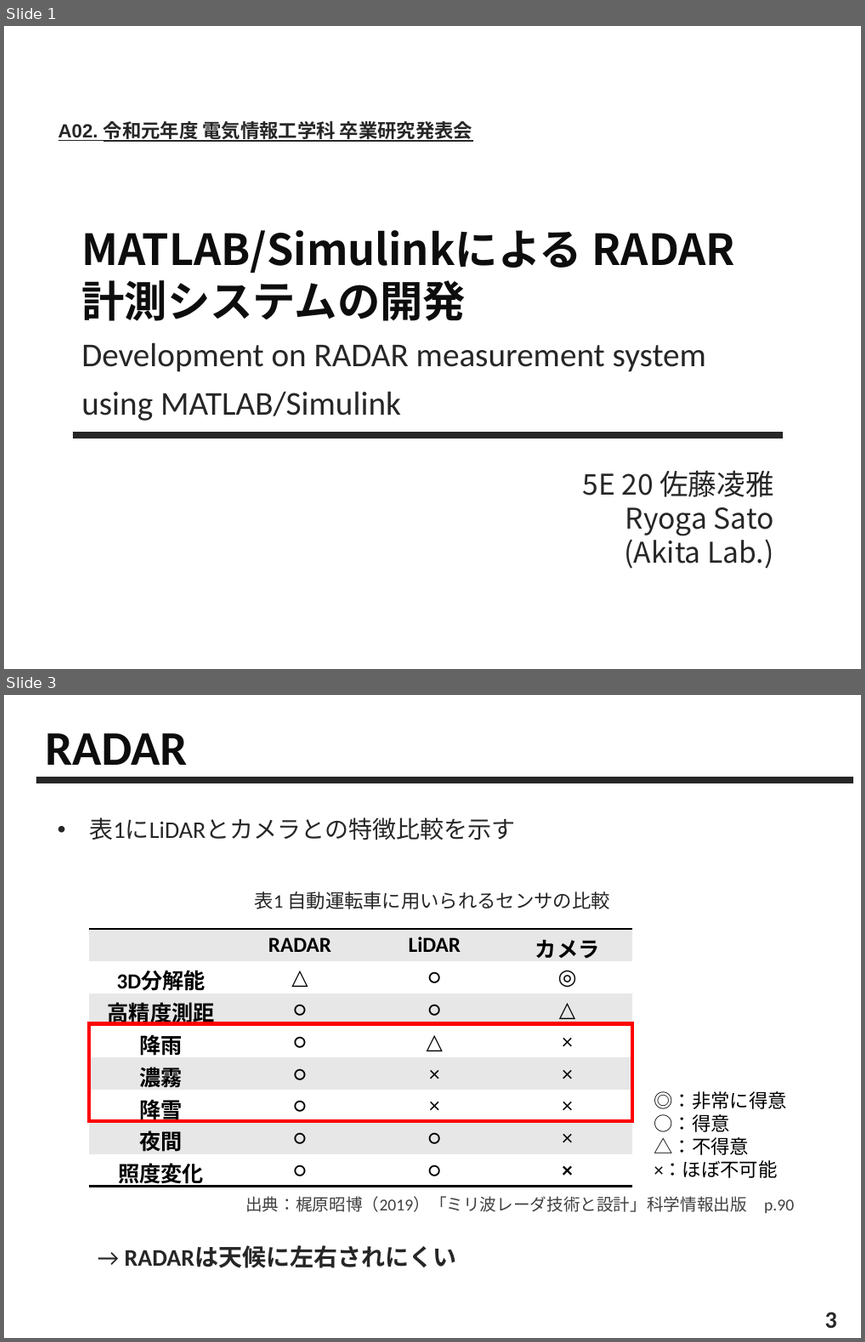
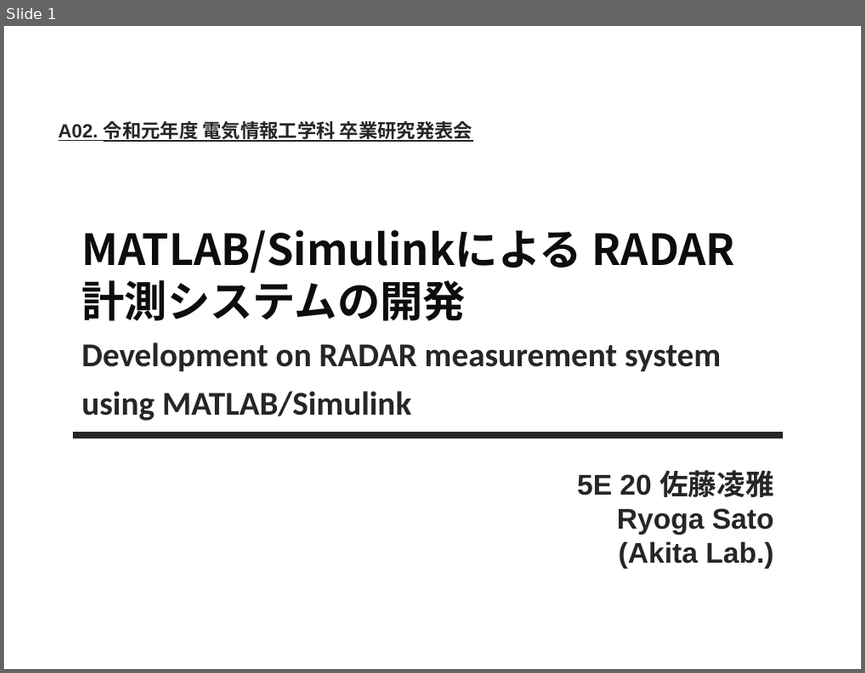
Before and after one commit to surpace0924/thesis_2019, a slide deck: presentation/A02_佐藤凌雅_秋田研究室_R1卒研本発表.pptx. Shown one above the other, each under a label of ours: slides 1 and 3 before the commit, slide 1 after it; the slides between them are not shown. The pictures are 865x1342 and 865x673 pixels, drawn with LibreOffice and Linux fonts; fonts in the diff are those of the drawing. Boxes give left, top, right and bottom in pixels: in the first picture for what was removed or moved away, otherwise in the second. Text is boxed around its words. In the diff, an @@ line names an element or a change of style, - is before the commit and + after.

```diff
--- a/presentation/A02_佐藤凌雅_秋田研究室_R1卒研本発表.pptx
+++ b/presentation/A02_佐藤凌雅_秋田研究室_R1卒研本発表.pptx
@@ slide 3 removed at (4, 695, 861, 1338), background #FFFFFF @@
@@ text removed at (45, 733, 187, 765) @@
-RADAR
@@ line removed from (36, 780) to (853, 780) @@
@@ text removed at (90, 817, 516, 840) @@
-• 表1にLiDARとカメラとの特徴比較を示す
@@ text removed at (255, 891, 609, 909) @@
-表1 自動運転車に用いられるセンサの比較
@@ table removed at (89, 929, 632, 1191), 8 rows, 4 columns @@
- | RADAR | LiDAR | カメラ
-3D分解能 | △ | ○ | ◎
-高精度測距 | ○ | ○ | △
-降雨 | ○ | △ | ×
-濃霧 | ○ | × | ×
-降雪 | ○ | × | ×
-夜間 | ○ | ○ | ×
-照度変化 | ○ | ○ | ×
@@ rectangle removed at (89, 1023, 632, 1121) @@
@@ text removed at (654, 1091, 787, 1178) @@
-◎：非常に得意
-○：得意
-△：不得意
-×：ほぼ不可能
@@ text removed at (245, 1196, 794, 1213) @@
-出典：梶原昭博（2019）「ミリ波レーダ技術と設計」科学情報出版 p.90
@@ text removed at (125, 1246, 457, 1268) @@
-→ RADARは天候に左右されにくい
@@ text removed at (825, 1311, 837, 1327) @@
-3
@@ slide 1 changed as well @@
@@ subtitle "Development on RADAR measurement system" at (81, 342, 721, 420): bold on @@
@@ text "5E 20 佐藤凌雅" at (577, 470, 774, 568): font Noto Sans CJK JP to Arial, bold on @@
```
Also in this commit, not shown: 5 slides added, 6 other slides removed.
